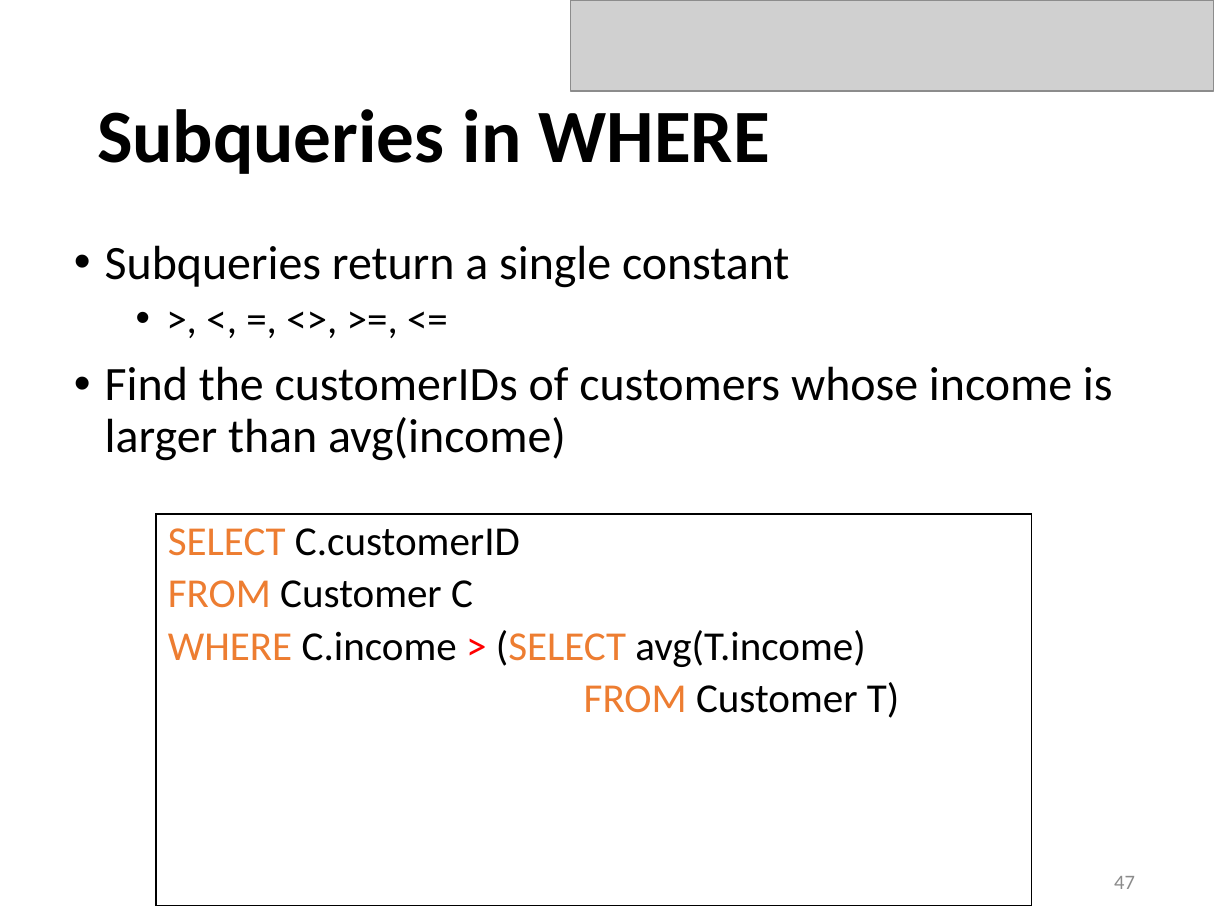
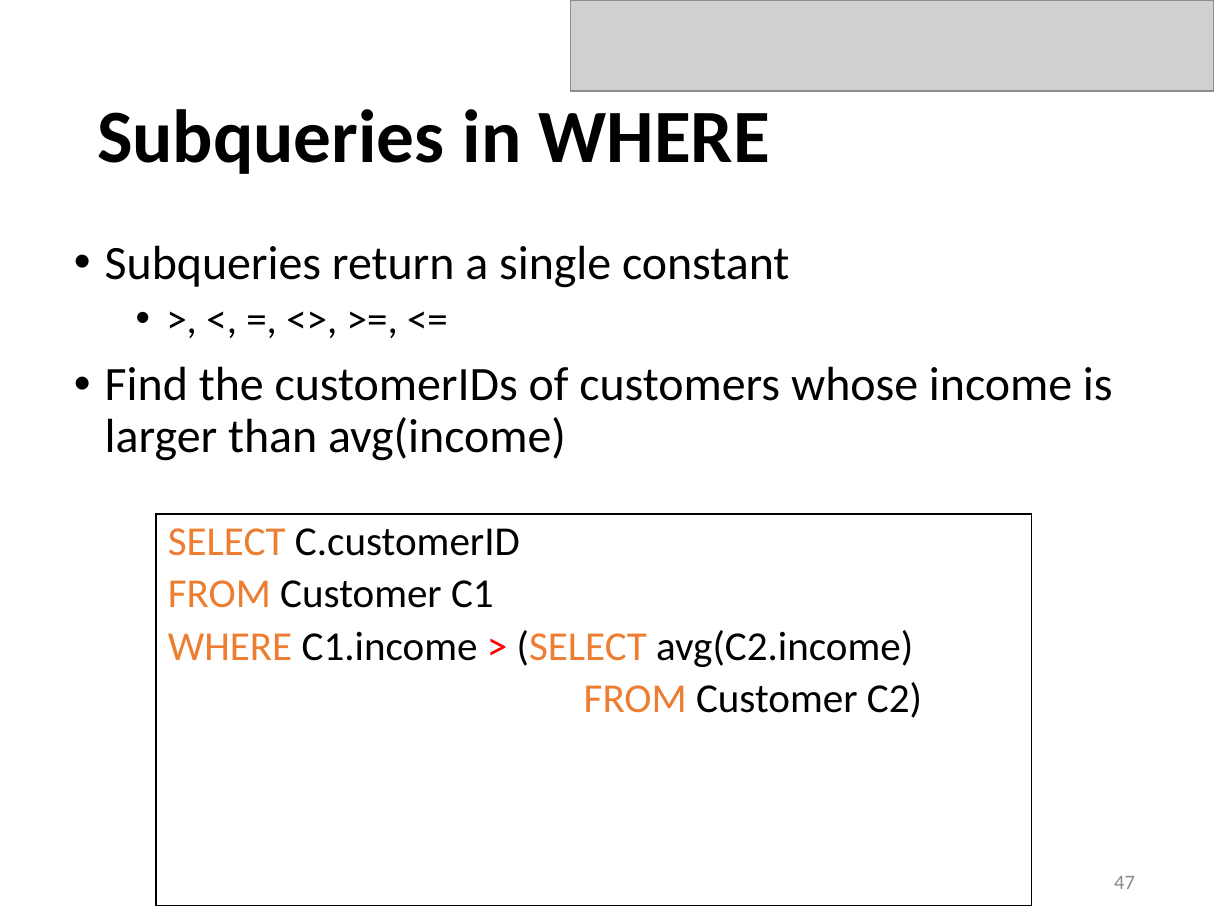
Before and after one commit to sfu-db/cmpt354, a slide deck: slide 47 of Lectures/lec4-sql-advanced.pptx. Drawn at 1232x924 pixels with LibreOffice and Linux fonts; fonts in the diff are those of the drawing; grey boxes stand for pictures. Boxes give left, top, right and bottom in pixels: in the first picture for what was removed or moved away, otherwise in the second. Text is boxed around its words. In the diff, an @@ line names an element or a change of style, - is before the commit and + after.

```diff
--- a/Lectures/lec4-sql-advanced.pptx
+++ b/Lectures/lec4-sql-advanced.pptx
@@ text in rectangle at (168,580,922,718): text changed @@
-FROM Customer C
-WHERE C.income > (SELECT avg(T.income)
-FROM Customer T)
+FROM Customer C1
+WHERE C1.income > (SELECT avg(C2.income)
+FROM Customer C2)
```
Also in this commit, not shown: 3 other slides changed, 1 other file.
